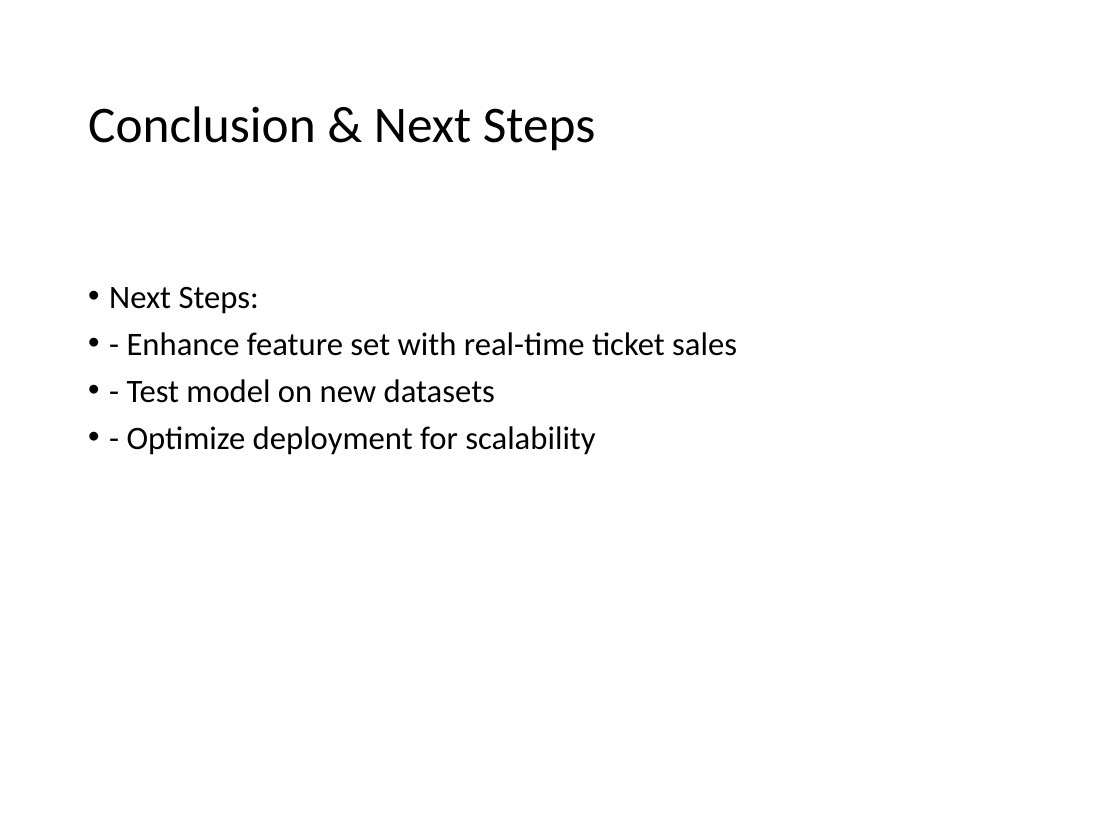
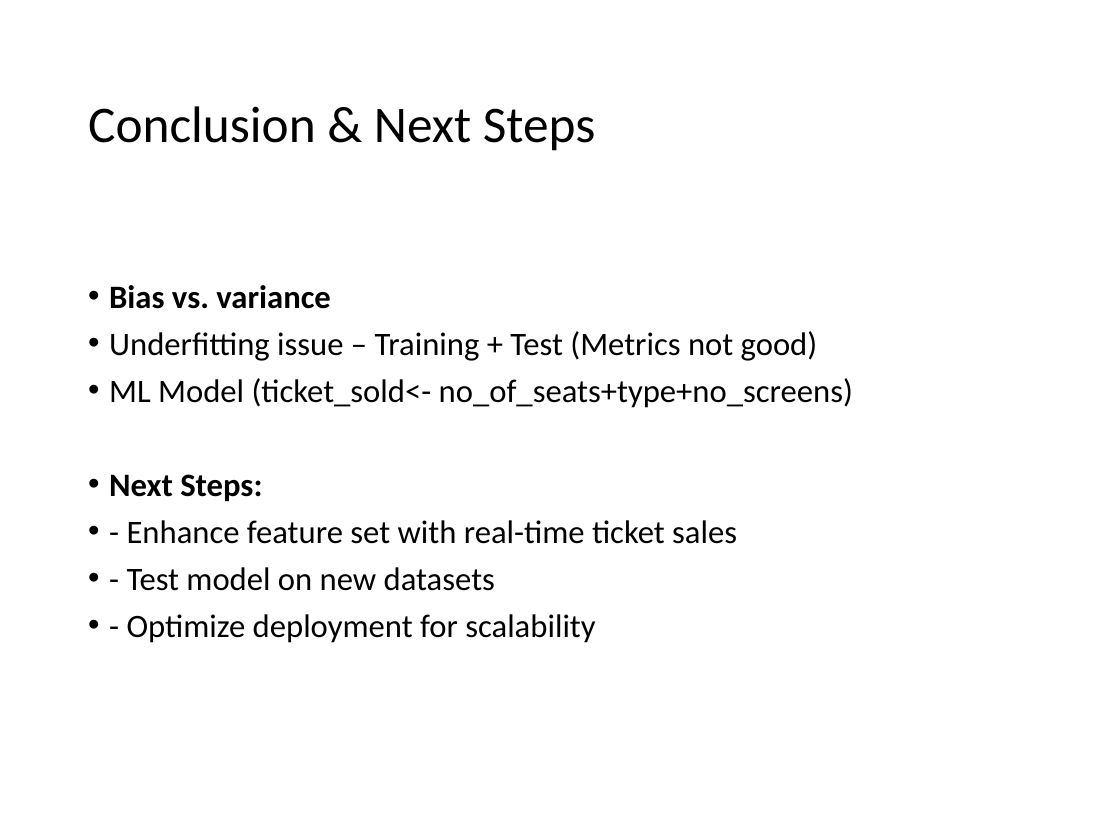
Before and after one commit to bharat15-ml/PVR_Movie_Project, a slide deck: slide 10 of Theatre_Seat_Occupancy.pptx (slide 9 before the commit). Drawn at 1120x840 pixels with LibreOffice and Linux fonts; fonts in the diff are those of the drawing. Boxes give left, top, right and bottom in pixels: in the first picture for what was removed or moved away, otherwise in the second. Text is boxed around its words. In the diff, an @@ line names an element or a change of style, - is before the commit and + after.

Commit message:
updated presentation

```diff
--- a/Theatre_Seat_Occupancy.pptx
+++ b/Theatre_Seat_Occupancy.pptx
@@ text at (109,285,853,408): paragraphs added @@
+• Bias vs. variance
+• Underfitting issue – Training + Test (Metrics not good)
+• ML Model (ticket_sold<- no_of_seats+type+no_screens)
@@ text at (109,474,262,501): bold on in "Next Steps:" @@
```
Also in this commit, not shown: 1 other slide changed, 1 slide added.
